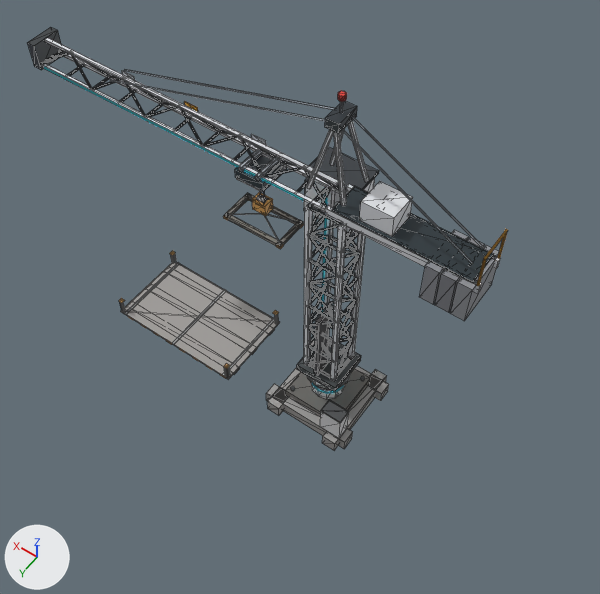
What one commit did to the glTF model art/3d/props/crane_refinery/crane_refinery_game.glb.
Before and after are seen from a camera (50 mm lens) standing at (-8.5, 13.6, 26.3) and looking at (0.7, 0.7, 6.1). Arrows for +X, +Y and +Z are at lower left; the lights stay in place. The picture after the commit comes second. Mesh edges are drawn as thin lines. Vertices at exactly the same position are counted once.

Before the edit, the objects in view are built like this:
```python
me_mesh_0 = bpy.data.meshes.new('Mesh_0')
me_mesh_0.from_pydata(...)  # 1820 vertices, 2888 faces; spans x -4.6..11.3, y -1.9..1.7, z 0.0..13.7
# faces by material slot: [2736, 152]
me_mesh_0.materials.append(mat_shm_paint)
me_mesh_0.materials.append(mat_shm_glowcyan)
ob_mesh_0 = bpy.data.objects.new('Mesh_0', me_mesh_0)
ob_mesh_0.location = (0.0, 0.0, 0.0)
```
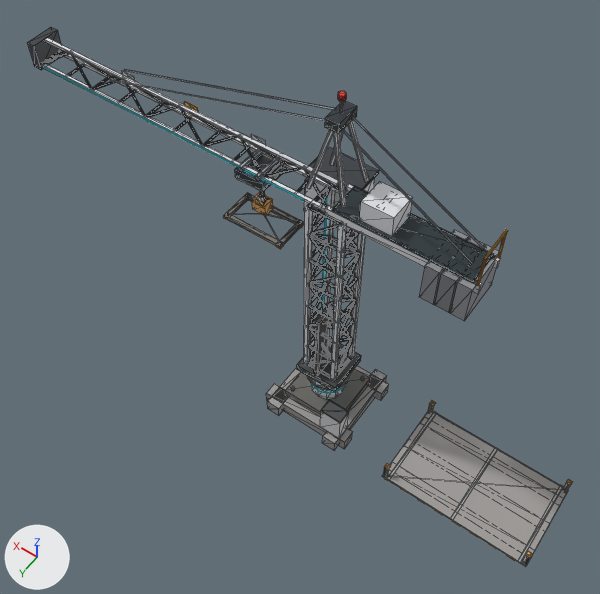
What the commit changed:
me_mesh_0 is used by ob_mesh_0; location (0.0, 0.0, 0.0).
me_mesh_0 had 1820 vertices, 2888 faces and spanned x -4.6..11.3, y -1.9..1.7, z 0.0..13.7.
me_mesh_0 now has 1820 vertices, 2888 faces and spans x -8.8..11.2, y -1.9..1.7, z 0.0..13.7.
me_mesh_0 part 1: the loose piece of 8 vertices spanning x 3.3..8.8, y -1.6..1.6, z 0.1 is moved by (-12.1, 0.0, 0.0).
me_mesh_0 part 2: the loose piece of 8 vertices spanning x 3.5..3.6, y -1.6..1.6, z 0.1..0.2 is moved by (-7.2, 0.0, 0.0).
me_mesh_0 part 3: the loose piece of 8 vertices spanning x 6.0..6.1, y -1.6..1.6, z 0.1..0.2 is moved by (-12.1, 0.0, 0.0).
me_mesh_0 part 4: the loose piece of 8 vertices spanning x 8.5, y -1.6..1.6, z 0.1..0.2 is moved by (-17.0, 0.0, 0.0).
me_mesh_0 part 5: the loose piece of 14 vertices spanning x 3.4..3.5, y -1.6..-1.4, z 0.1..0.8 is scaled about its middle by (0.77, 0.585, 1), then moved by (-6.9, 0.0, 0.0).
me_mesh_0 part 6: the loose piece of 14 vertices spanning x 3.4..3.5, y 1.4..1.6, z 0.1..0.8 is moved by (-6.9, 0.0, 0.0).
me_mesh_0 part 7: the loose piece of 8 vertices spanning x 3.4..3.5, y 1.4..1.6, z 0.8 is moved by (-6.9, 0.0, 0.0).
me_mesh_0 part 8: the loose piece of 14 vertices spanning x 8.6..8.7, y -1.6..-1.4, z 0.1..0.8 is scaled about its middle by (0.764, 0.585, 1), then moved by (-17.3, 0.0, 0.0).
me_mesh_0 part 9: the loose piece of 8 vertices spanning x 8.6..8.7, y -1.6..-1.4, z 0.8 is moved by (-17.3, 0.0, 0.0).
me_mesh_0 part 10: the loose piece of 14 vertices spanning x 8.6..8.7, y 1.4..1.6, z 0.1..0.8 is moved by (-17.3, 0.0, 0.0).
me_mesh_0 part 11: the loose piece of 8 vertices spanning x 8.6..8.7, y 1.4..1.6, z 0.8 is moved by (-17.3, 0.0, 0.0).
Other edits to the shape of me_mesh_0 do not show in these pictures.

Where the change shows, as pixel boxes [x1, y1, x2, y2] in the pictures (600 x 594 px; the box of a moved part takes in the faces that stretch with it):
'Mesh_0', reshaped (13% wider, 28% taller): before [27, 27, 508, 450]; after [27, 27, 572, 567]
part 1 of me_mesh_0, moved or reshaped: before [121, 262, 280, 379]; after [382, 411, 568, 567]
part 2 of me_mesh_0, moved or reshaped: before [222, 318, 275, 376]; after [387, 412, 436, 480]
part 3 of me_mesh_0, moved or reshaped: before [172, 289, 226, 345]; after [450, 447, 498, 520]
part 4 of me_mesh_0, moved or reshaped: before [124, 263, 180, 314]; after [518, 485, 563, 563]
part 5 of me_mesh_0, moved or reshaped: before [275, 314, 279, 324]; after [428, 405, 435, 413]
part 6 of me_mesh_0, moved or reshaped: before [224, 367, 230, 377]; after [383, 468, 389, 477]
part 7 of me_mesh_0, moved or reshaped: before [224, 363, 230, 369]; after [385, 464, 391, 469]
part 8 of me_mesh_0, moved or reshaped: before [170, 254, 177, 264]; after [563, 484, 570, 493]
part 9 of me_mesh_0, moved or reshaped: before [170, 251, 175, 255]; after [566, 479, 572, 486]
part 10 of me_mesh_0, moved or reshaped: before [120, 302, 125, 312]; after [522, 556, 530, 565]
part 11 of me_mesh_0, moved or reshaped: before [119, 298, 125, 303]; after [526, 551, 532, 558]
